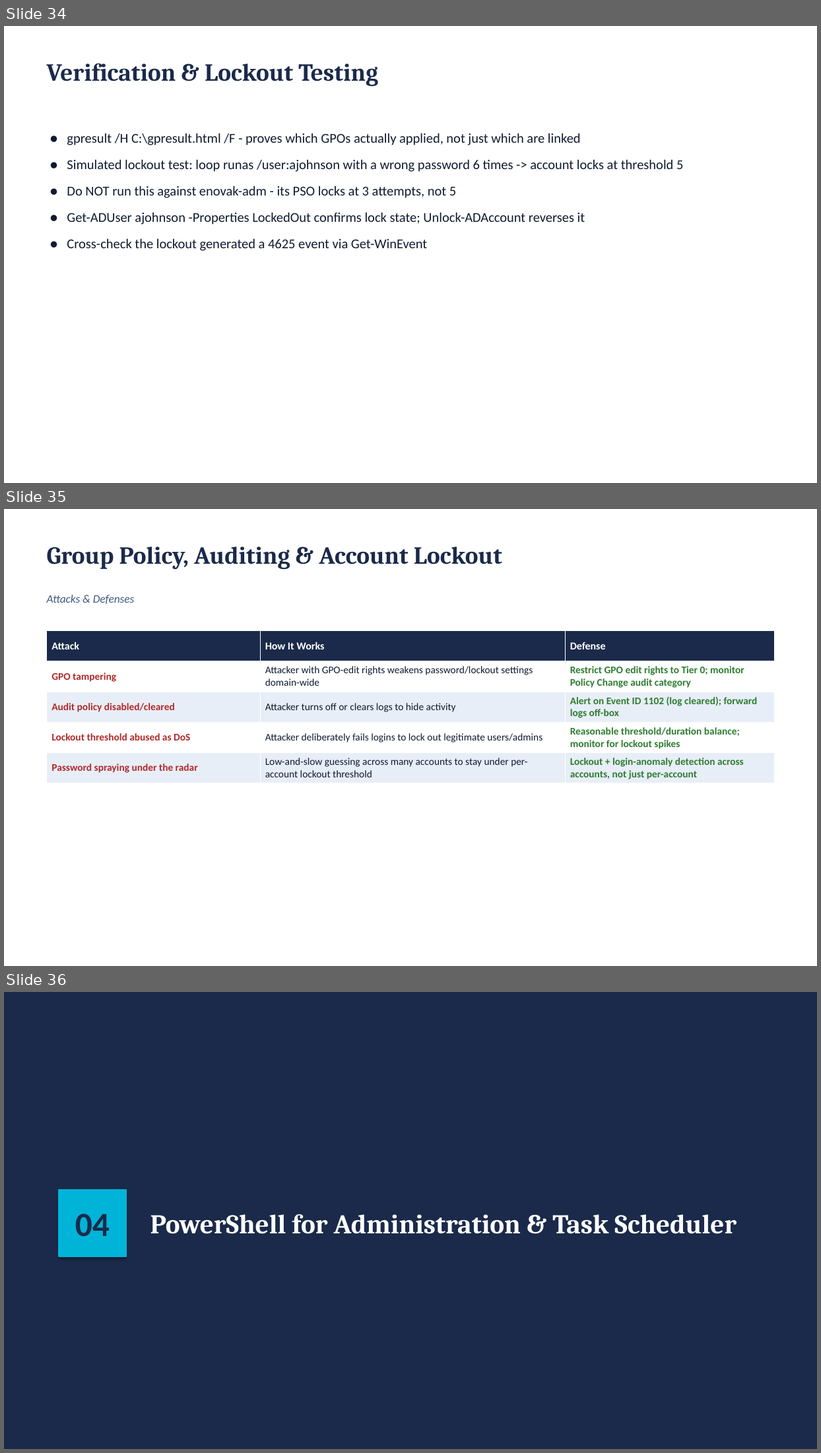
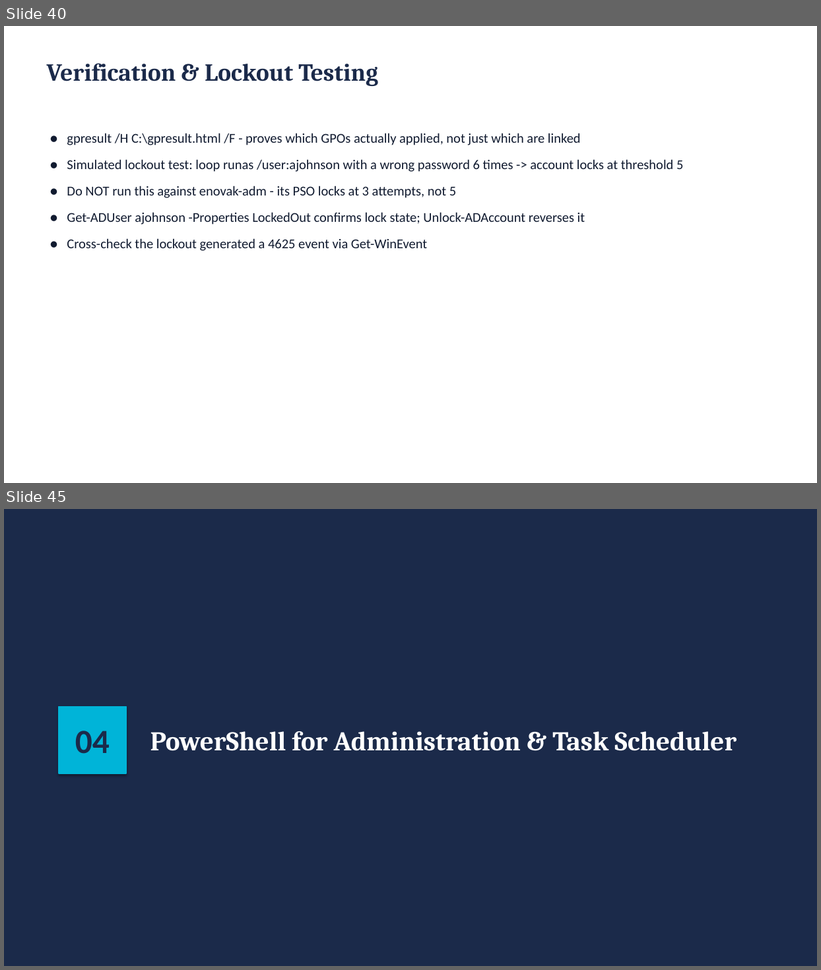
Before and after one commit to BYU-CYBER-444/byu-cyber-444.github.io, a slide deck: lectures/CYBER444_Week03_Windows_Server_Administration.pptx. Shown one above the other, each under a label of ours: slides 34, 35 and 36 before the commit, slides 40 and 45 after it; the slides between them are not shown. The pictures are 821x1453 and 821x970 pixels, drawn with LibreOffice and Linux fonts; fonts in the diff are those of the drawing. Boxes give left, top, right and bottom in pixels: in the first picture for what was removed or moved away, otherwise in the second. Text is boxed around its words. In the diff, an @@ line names an element or a change of style, - is before the commit and + after.

```diff
--- a/lectures/CYBER444_Week03_Windows_Server_Administration.pptx
+++ b/lectures/CYBER444_Week03_Windows_Server_Administration.pptx
@@ slide 35 removed at (x1=4, y1=509, x2=817, y2=966), background #FFFFFF @@
@@ text removed at (x1=47, y1=547, x2=502, y2=569) @@
-Group Policy, Auditing & Account Lockout
@@ text removed at (x1=47, y1=595, x2=135, y2=604) @@
-Attacks & Defenses
@@ table removed at (x1=47, y1=631, x2=774, y2=784), 5 rows, 3 columns @@
-Attack | How It Works | Defense
-GPO tampering | Attacker with GPO-edit rights weakens password/lockout settings domain-wide | Restrict GPO edit rights to Tier 0; monitor Policy Change audit category
-Audit policy disabled/cleared | Attacker turns off or clears logs to hide activity | Alert on Event ID 1102 (log cleared); forward logs off-box
-Lockout threshold abused as DoS | Attacker deliberately fails logins to lock out legitimate users/admins | Reasonable threshold/duration balance; monitor for lockout spikes
-Password spraying under the radar | Low-and-slow guessing across many accounts to stay under per-account lockout threshold | Lockout + login-anomaly detection across accounts, not just per-account
@@ what was slide 34 is now slide 40 @@
@@ what was slide 36 is now slide 45 @@
```
Also in this commit, not shown: 2 slides changed, 38 slides added, 7 other slides removed.
